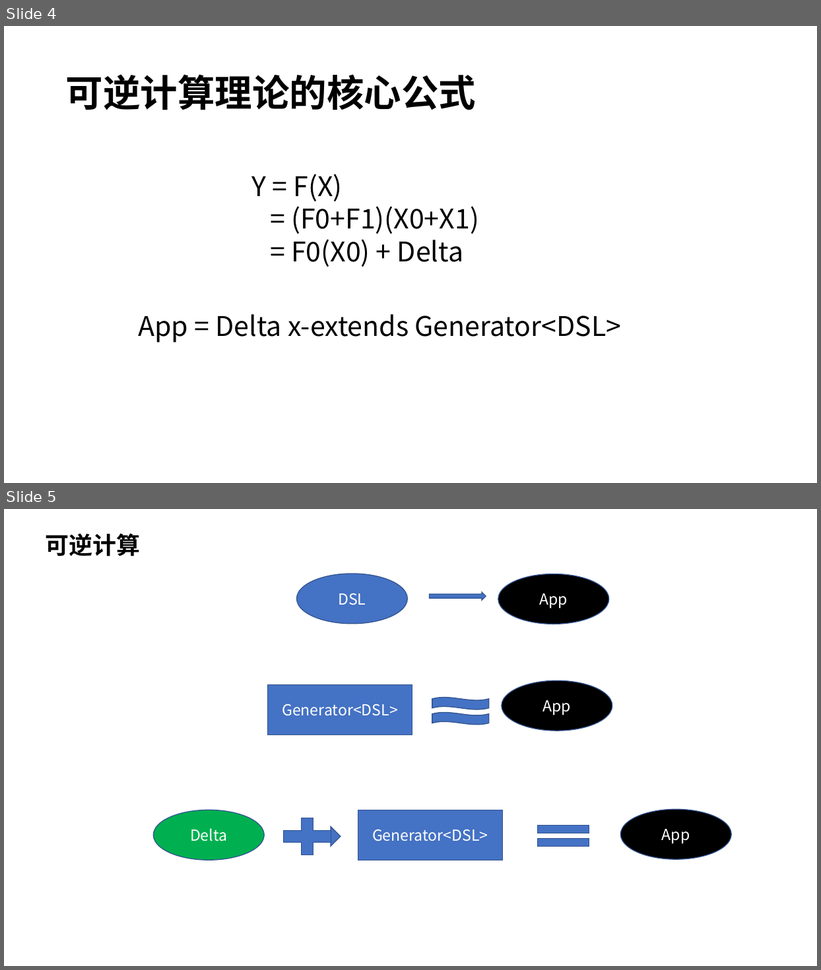
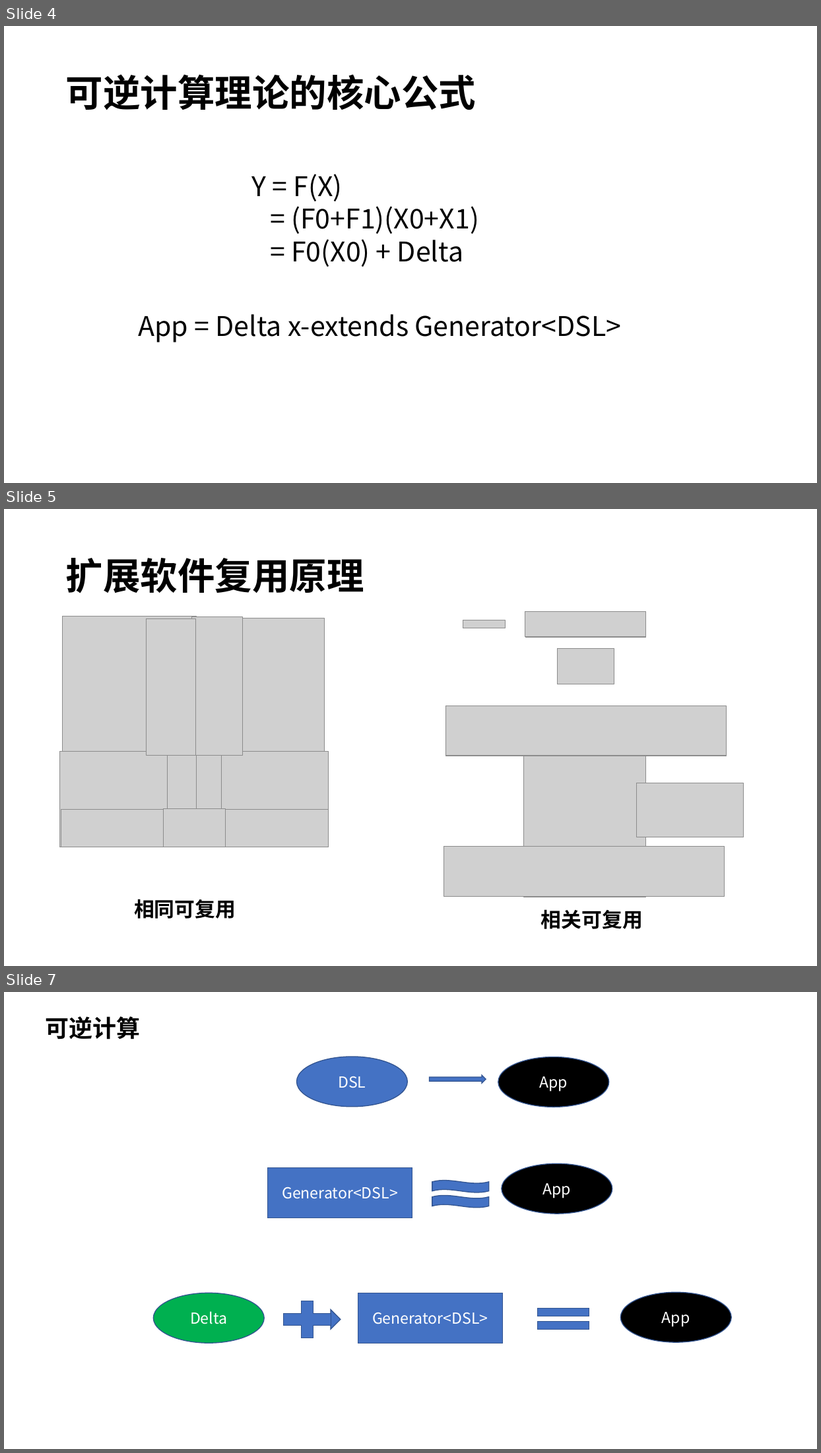
Before and after one commit to entropy-cloud/nop-entropy, a slide deck: docs/ppt/nop-platform.pptx. Shown one above the other, each under a label of ours: slides 4 and 5 before the commit, slides 4, 5 and 7 after it; the slides between them are not shown. The pictures are 821x970 and 821x1453 pixels, drawn with LibreOffice and Linux fonts; fonts in the diff are those of the drawing; grey boxes stand for pictures. Boxes give left, top, right and bottom in pixels: in the first picture for what was removed or moved away, otherwise in the second. Text is boxed around its words. In the diff, an @@ line names an element or a change of style, - is before the commit and + after.

```diff
--- a/docs/ppt/nop-platform.pptx
+++ b/docs/ppt/nop-platform.pptx
@@ slide 5 added at [4, 509, 817, 966], background #FFFFFF @@
@@ title added at [66, 558, 364, 593], 44 pt, text #000000, bold @@
+扩展软件复用原理
@@ picture added at [63, 617, 197, 848] @@
@@ picture added at [146, 619, 196, 756] @@
@@ picture added at [192, 617, 242, 755] @@
@@ picture added at [193, 618, 324, 844] @@
@@ picture added at [463, 620, 506, 628] @@
@@ picture added at [525, 611, 646, 637] @@
@@ picture added at [525, 612, 646, 638] @@
@@ picture added at [558, 649, 614, 684] @@
@@ picture added at [446, 706, 726, 756] @@
@@ picture added at [446, 706, 727, 756] @@
@@ picture added at [523, 720, 646, 898] @@
@@ picture added at [59, 751, 168, 847] @@
@@ picture added at [221, 752, 329, 848] @@
@@ picture added at [637, 784, 744, 838] @@
@@ picture added at [61, 810, 195, 848] @@
@@ picture added at [164, 809, 226, 847] @@
@@ picture added at [193, 810, 329, 848] @@
@@ picture added at [444, 847, 725, 897] @@
@@ text added at [134, 899, 236, 919], 24 pt, text #000000, bold @@
+相同可复用
@@ text added at [541, 910, 643, 929], 24 pt, text #000000, bold @@
+相关可复用
@@ what was slide 5 is now slide 7 @@
```
Also in this commit, not shown: 2 slides changed, 1 other slide added, 3 other files.
